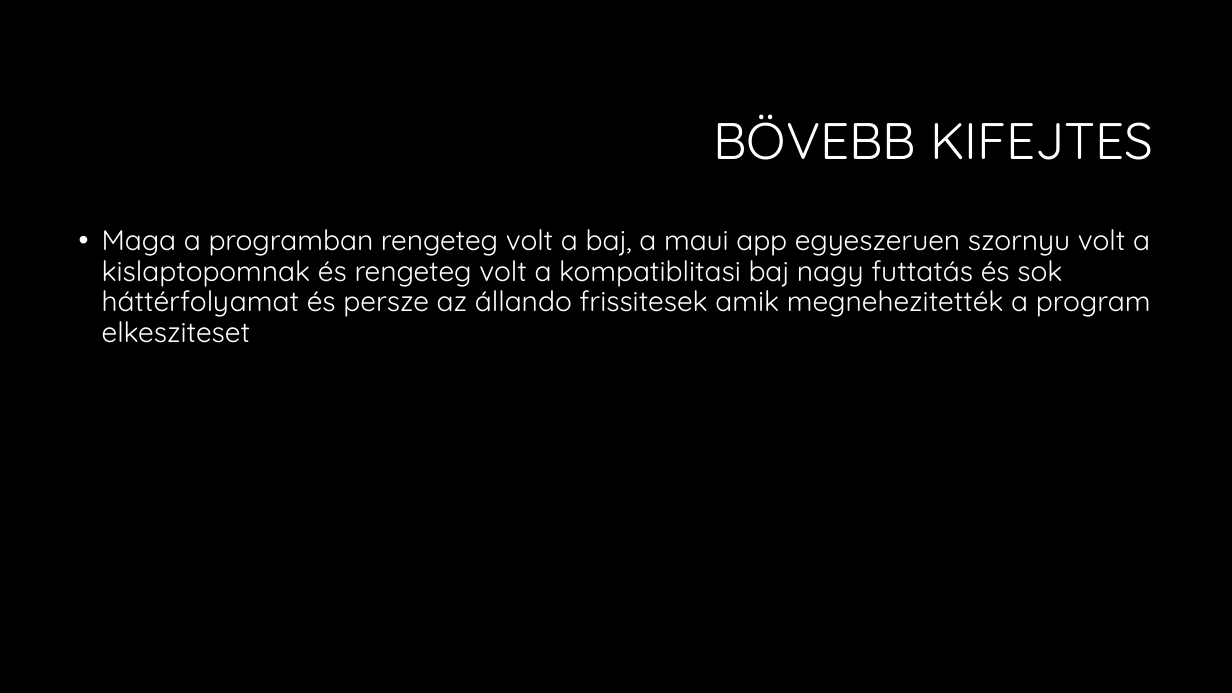
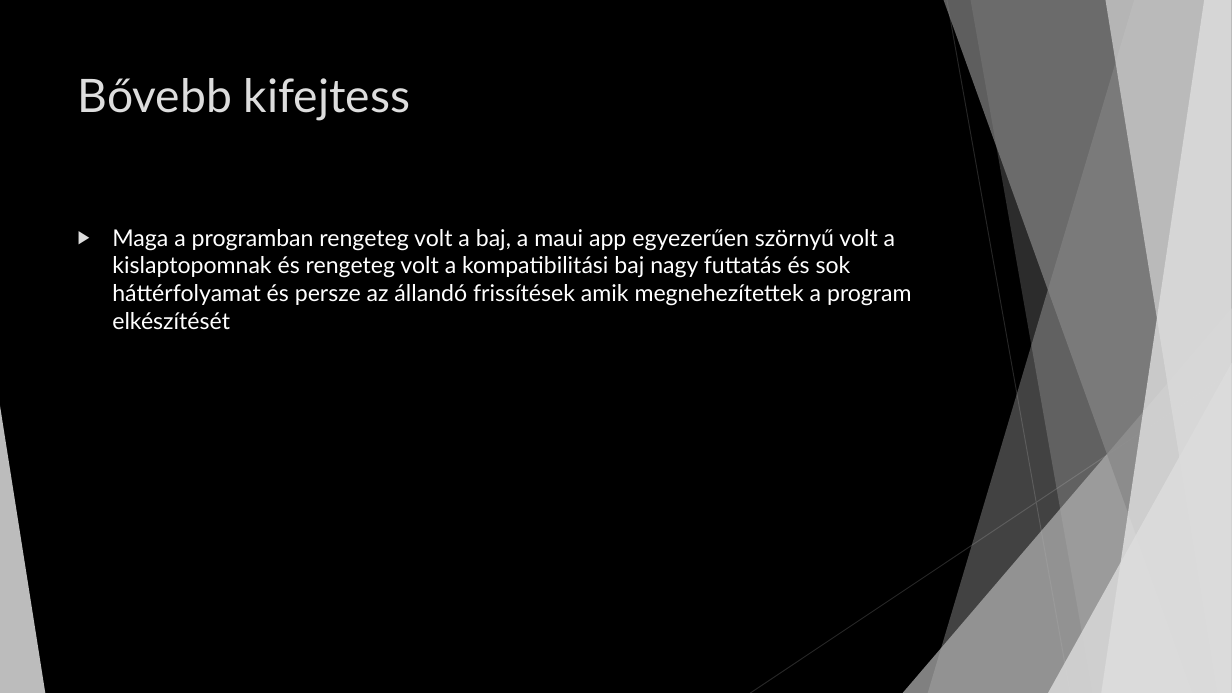
Before and after one commit to figurapeter-10327-hue/rudolfosujitottrepo, a slide deck: slide 6 of Kapcsolati ALkalmazás.pptx. Drawn at 1232x693 pixels with LibreOffice and Linux fonts; fonts in the diff are those of the drawing; background and template pictures are left out. Boxes give left, top, right and bottom in pixels: in the first picture for what was removed or moved away, otherwise in the second. Text is boxed around its words. In the diff, an @@ line names an element or a change of style, - is before the commit and + after.

```diff
--- a/Kapcsolati ALkalmazás.pptx
+++ b/Kapcsolati ALkalmazás.pptx
@@ title "Bővebb kifejtess" at (78, 78, 410, 121): vertical alignment middle to top @@
@@ title at (78, 78, 410, 121): text changed; size 40 to 36 pt; font Quicksand to Lato; text colour #FFFFFF to #DDDDDD @@
-BÖVEBB KIFEJTES
+Bővebb kifejtess
@@ text at (112, 229, 912, 330): text changed; size 22 to 18 pt; font Quicksand to Lato @@
-• Maga a programban rengeteg volt a baj, a maui app egyeszeruen szornyu volt a kislaptopomnak és rengeteg volt a kompatiblitasi baj nagy futtatás és sok háttérfolyamat és persze az állando frissitesek amik megnehezitették a program elkesziteset
+▶ Maga a programban rengeteg volt a baj, a maui app egyezerűen szörnyű volt a kislaptopomnak és rengeteg volt a kompatibilitási baj nagy futtatás és sok háttérfolyamat és persze az állandó frissítések amik megnehezítettek a program elkészítését
@@ group added at (0, 0, 1232, 693): 5 freeform shapes, 3 triangles, 2 lines @@
```
Also in this commit, not shown: 8 other slides changed.
